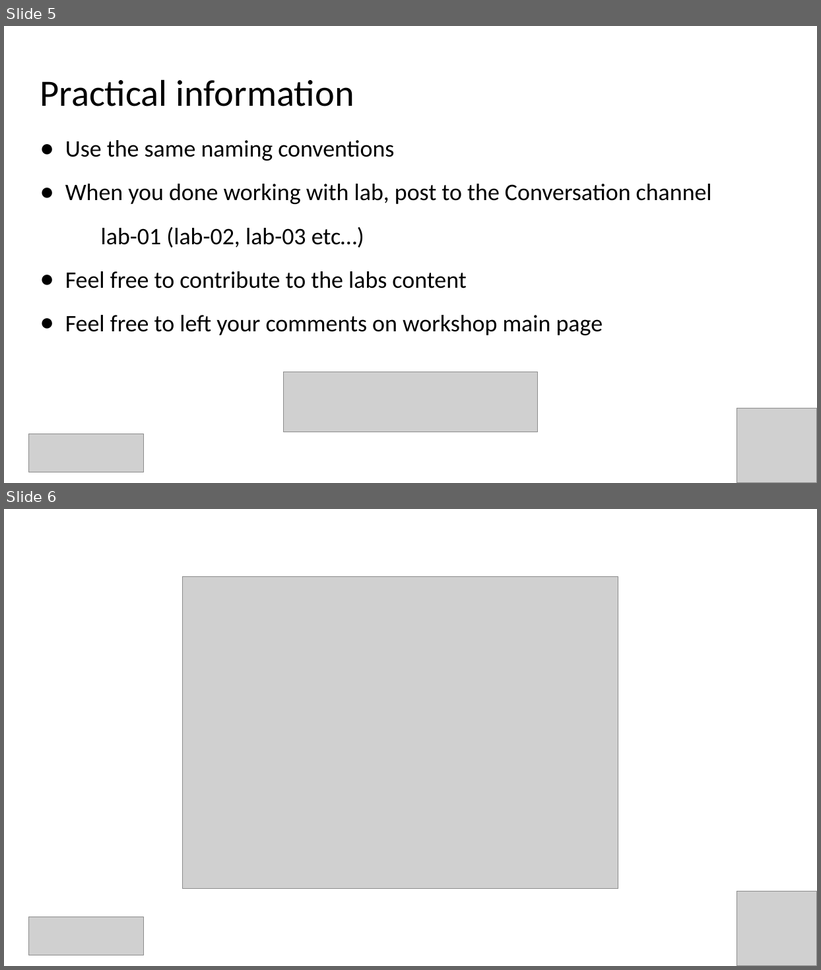
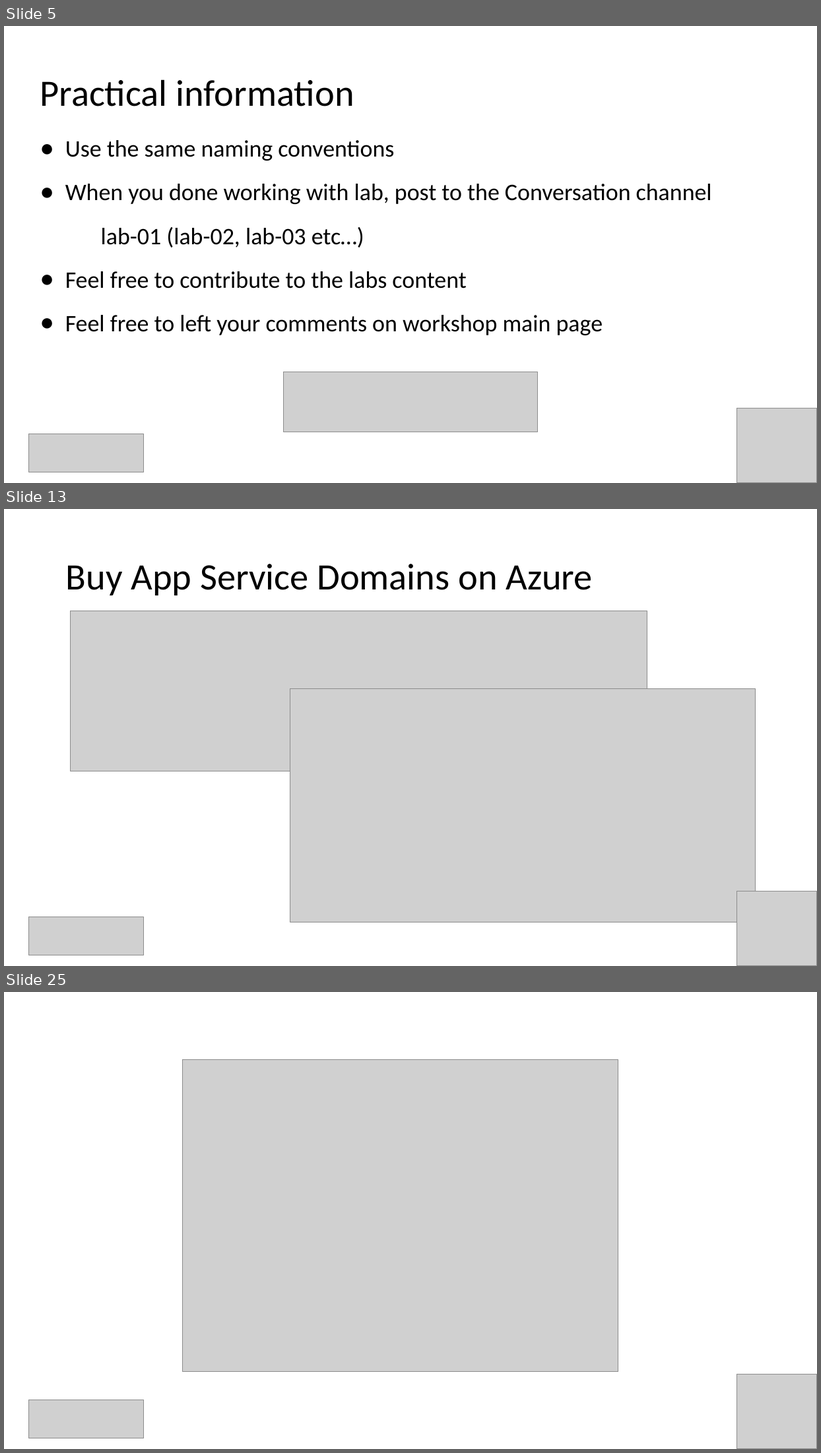
Before and after one commit to evgenyb/iac-workshops, a slide deck: dns-and-ssl-management-on-azure-with-ado/slides/dns-and-ssl-management-on-azure-with-ado.pptx. Shown one above the other, each under a label of ours: slides 5 and 6 before the commit, slides 5, 13 and 25 after it; the slides between them are not shown. The pictures are 821x970 and 821x1453 pixels, drawn with LibreOffice and Linux fonts; fonts in the diff are those of the drawing; grey boxes stand for pictures. Boxes give left, top, right and bottom in pixels: in the first picture for what was removed or moved away, otherwise in the second. Text is boxed around its words. In the diff, an @@ line names an element or a change of style, - is before the commit and + after.

```diff
--- a/dns-and-ssl-management-on-azure-with-ado/slides/dns-and-ssl-management-on-azure-with-ado.pptx
+++ b/dns-and-ssl-management-on-azure-with-ado/slides/dns-and-ssl-management-on-azure-with-ado.pptx
@@ slide 13 added at [4, 509, 817, 966], background #FFFFFF @@
@@ title added at [66, 564, 592, 595], 44 pt, text #000000 @@
+Buy App Service Domains on Azure
@@ picture added at [70, 611, 647, 771] @@
@@ picture added at [290, 689, 755, 923] @@
@@ picture added at [737, 891, 817, 966] @@
@@ picture added at [29, 917, 144, 956] @@
@@ what was slide 6 is now slide 25 @@
```
Also in this commit, not shown: 2 slides changed, 18 other slides added.
